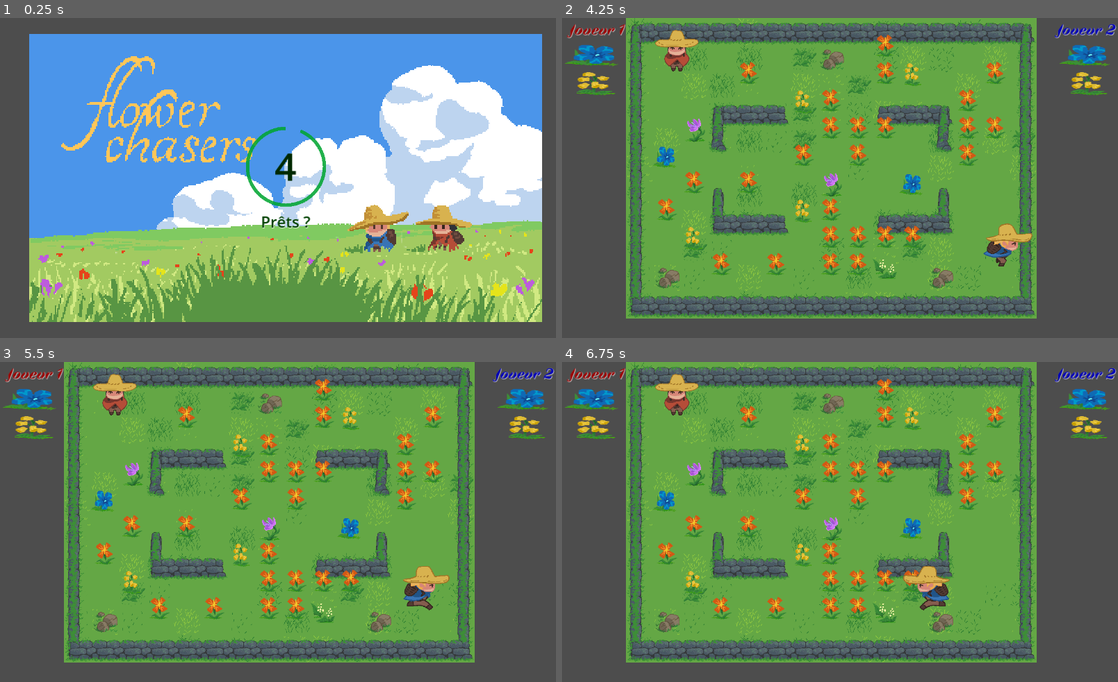
Above: before the commit, frames 1-4 (two rows, left to right).
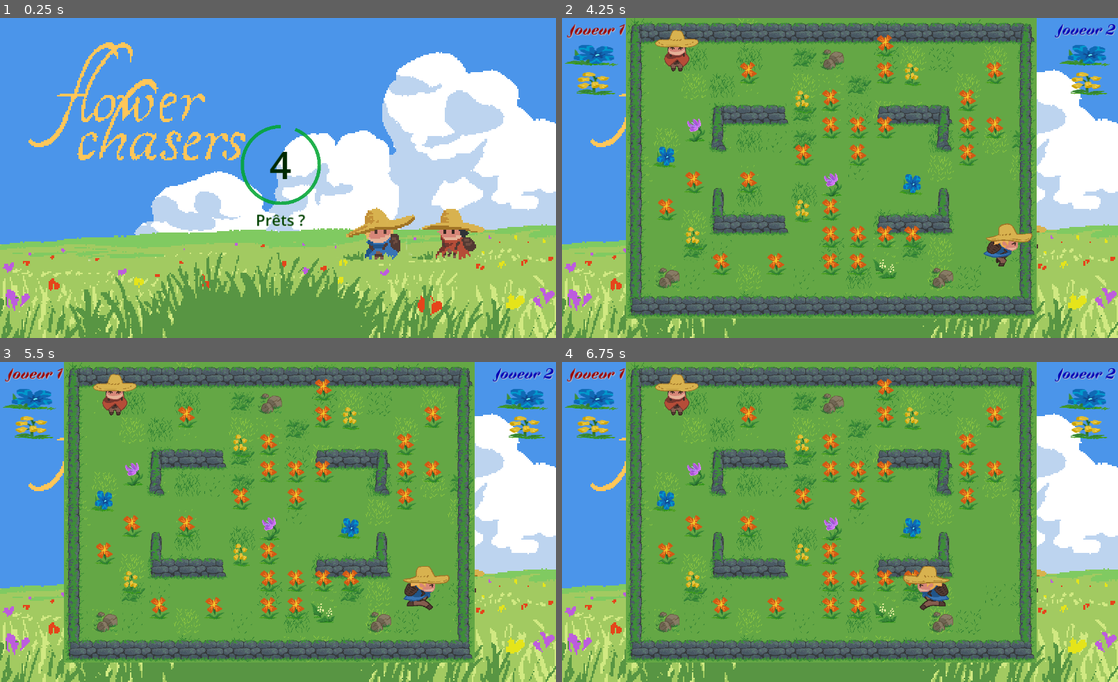
Above: after the commit, the same moments.

Repository: FablabMurat/2025GameJamCantal-1
Game: Godot game, scene res://root.tscn
Same seed, same stepped clock (60 frames per second), same inputs: the game is played once before the commit and once after it.
Inputs:
- Up to frame 1 (0.25 s): no input
- Up to frame 2 (4.25 s): tap Enter (ui_accept) at 0.5, 0.77, 1.52, 3.02, 3.5, 3.77 s; hold Right (ui_right) 0.53-2.03 s; hold Left (ui_left) 2.03-2.78 s; hold Right (ui_right) from 2.78 s (still down)
- Up to frame 3 (5.5 s): release Right (ui_right) at 4.28 s; hold Left (ui_left) 4.28-5.03 s; tap Enter (ui_accept) at 4.52 s; hold Right (ui_right) from 5.03 s (still down)
- Up to frame 4 (6.75 s): release Right (ui_right) at 5.78 s; hold Left (ui_left) from 5.78 s (still down); tap Enter (ui_accept) at 6.02 s

The runs differ from the first frame. In frame 1, 40% of the frame differs, in the area x 0-100%, y 0-100%; in frame 2, 29%; in frame 3, 29%; in frame 4, 29%.

Commit message:
centrage et dimensionnement de l'image titre

Diff:
--- a/root.tscn
+++ b/root.tscn
@@ -8,20 +8,33 @@
 [node name="Root" type="Node"]
 script = ExtResource("1_1h7cp")
 
-[node name="CenterContainer" type="CenterContainer" parent="."]
-offset_left = 68.0
-offset_top = 38.0
-offset_right = 1245.0
-offset_bottom = 706.0
-size_flags_horizontal = 4
-size_flags_vertical = 4
+[node name="PanelContainer" type="PanelContainer" parent="."]
+anchors_preset = 15
+anchor_right = 1.0
+anchor_bottom = 1.0
+grow_horizontal = 2
+grow_vertical = 2
 
-[node name="TextureRect" type="TextureRect" parent="CenterContainer"]
+[node name="TextureRect" type="TextureRect" parent="PanelContainer"]
 texture_filter = 1
-custom_minimum_size = Vector2(1200, 675)
 layout_mode = 2
 size_flags_vertical = 3
 texture = ExtResource("2_2v8v8")
+expand_mode = 3
+stretch_mode = 5
+
+[node name="CenterContainer" type="CenterContainer" parent="."]
+anchors_preset = 15
+anchor_right = 1.0
+anchor_bottom = 1.0
+offset_left = 68.0
+offset_top = 38.0
+offset_right = -55.0
+offset_bottom = -44.0
+grow_horizontal = 2
+grow_vertical = 2
+size_flags_horizontal = 4
+size_flags_vertical = 4
 
 [node name="VBoxContainer" type="VBoxContainer" parent="CenterContainer"]
 layout_mode = 2
